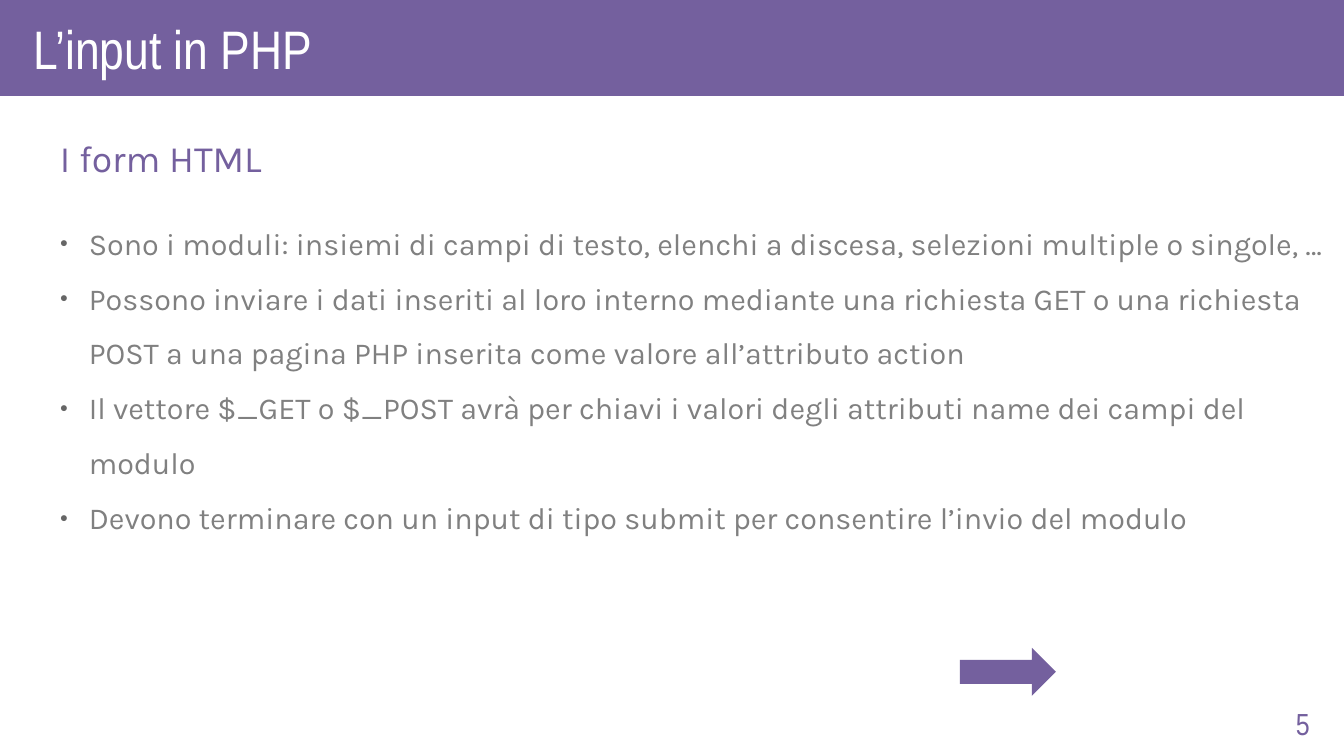
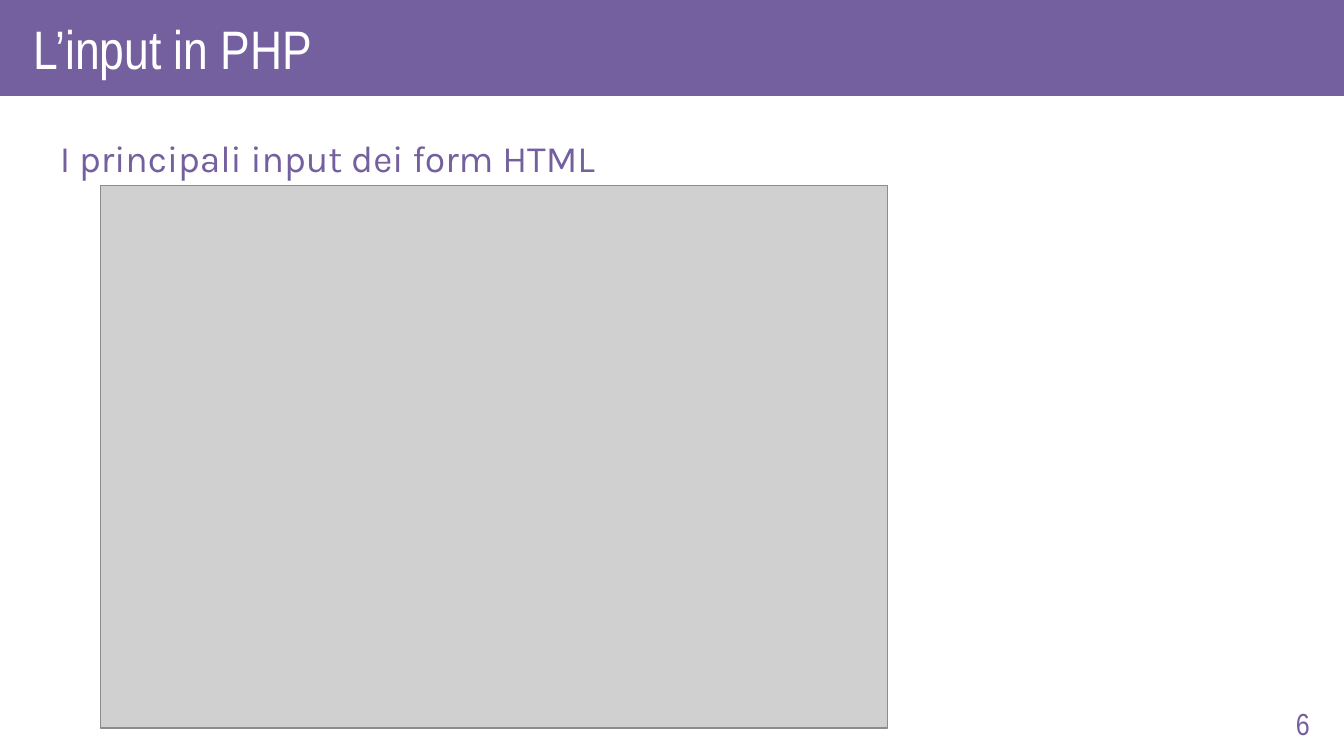
Before and after one commit to AlexF1789/corsoPHP, a slide deck: slide 6 of slide_odp/lez5.odp (slide 5 before the commit). Drawn at 1344x756 pixels with LibreOffice and Linux fonts; fonts in the diff are those of the drawing; grey boxes stand for pictures. Boxes give left, top, right and bottom in pixels: in the first picture for what was removed or moved away, otherwise in the second. Text is boxed around its words. In the diff, an @@ line names an element or a change of style, - is before the commit and + after.

```diff
--- a/slide_odp/lez5.odp
+++ b/slide_odp/lez5.odp
@@ text at (60,146,594,181): text changed @@
-I form HTML
+I principali input dei form HTML
@@ picture added at (101,185,889,728) @@
@@ text removed at (89,234,1301,536) @@
-● Sono i moduli: insiemi di campi di testo, elenchi a discesa, selezioni multiple o singole, …
-● Possono inviare i dati inseriti al loro interno mediante una richiesta GET o una richiesta
-  POST a una pagina PHP inserita come valore all’attributo action
-● Il vettore $_GET o $_POST avrà per chiavi i valori degli attributi name dei campi del
-  modulo
-● Devono terminare con un input di tipo submit per consentire l’invio del modulo
@@ right arrow removed at (960,648,1056,695) @@
@@ page number at (1296,714,1310,735): text changed @@
-5
+6
```
Also in this commit, not shown: 8 other slides changed, 5 slides added, 6 other files.
